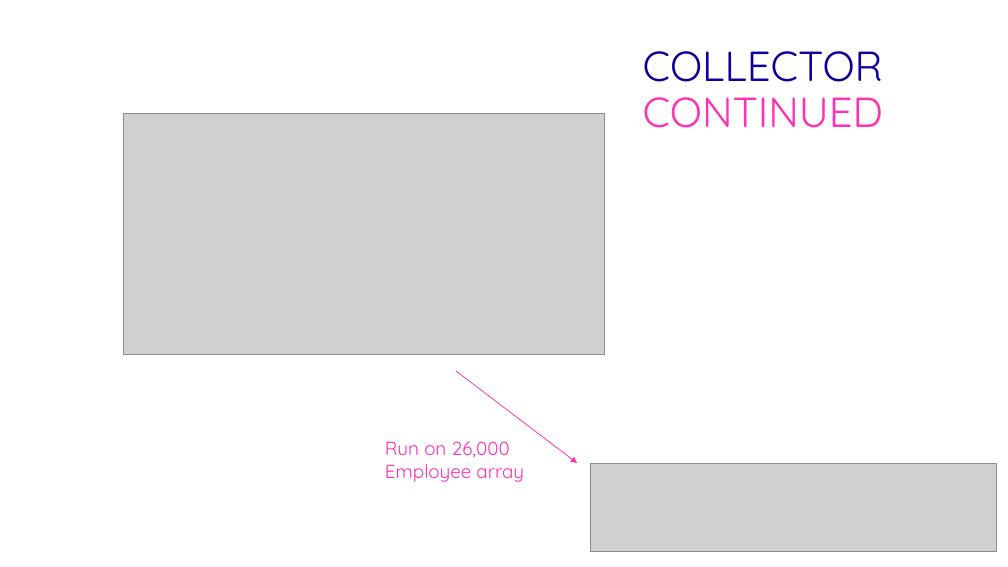
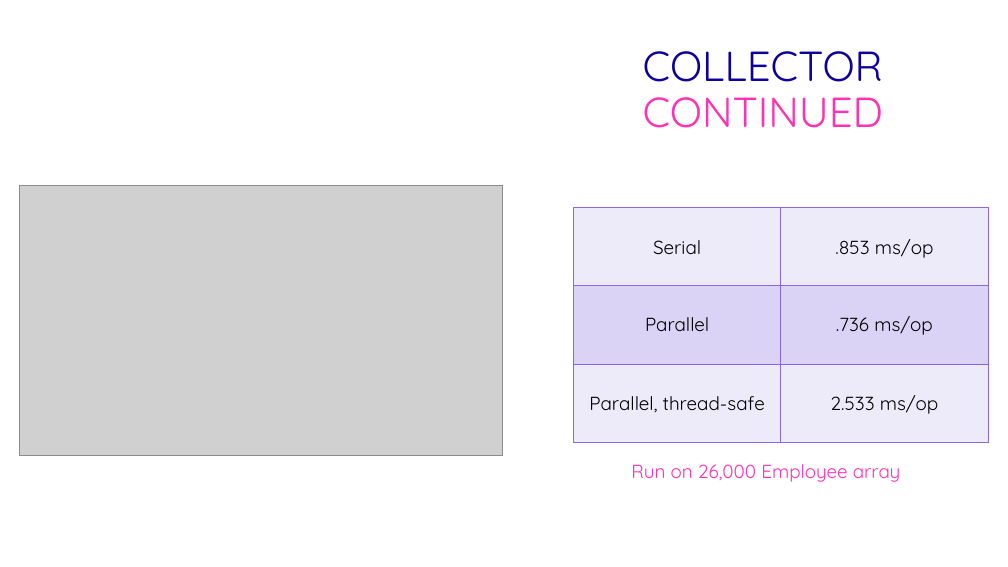
Before and after one commit to ethwillz/coms430, a slide deck: slide 8 of src/parallel_streams_presentation/p_stream_presentation.pptx. Drawn at 1008x567 pixels with LibreOffice and Linux fonts; fonts in the diff are those of the drawing; grey boxes stand for pictures; background and template pictures are left out. Boxes give left, top, right and bottom in pixels: in the first picture for what was removed or moved away, otherwise in the second. Text is boxed around its words. In the diff, an @@ line names an element or a change of style, - is before the commit and + after.

```diff
--- a/src/parallel_streams_presentation/p_stream_presentation.pptx
+++ b/src/parallel_streams_presentation/p_stream_presentation.pptx
@@ picture removed at <box>124,113,605,355</box> @@
@@ picture added at <box>20,186,503,456</box> @@
@@ table added at <box>574,208,988,443</box>, 3 rows, 2 columns @@
+Serial | .853 ms/op
+Parallel | .736 ms/op
+Parallel, thread-safe | 2.533 ms/op
@@ arrow removed from (456, 371) to (577, 463) @@
@@ picture removed at <box>591,463,997,551</box> @@
@@ text "Run on 26,000 Employee array" rewrapped from <box>385,441,524,482</box> to <box>631,464,901,482</box> @@
```
Also in this commit, not shown: 6 other slides changed, 24 other files.
